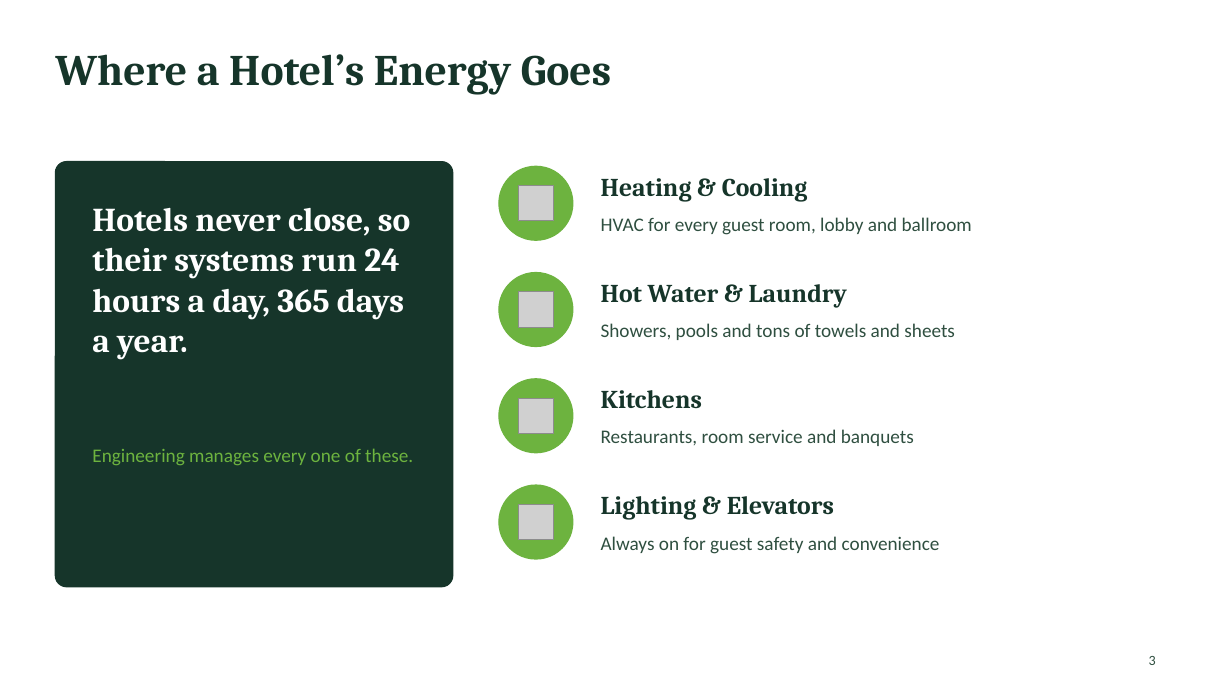
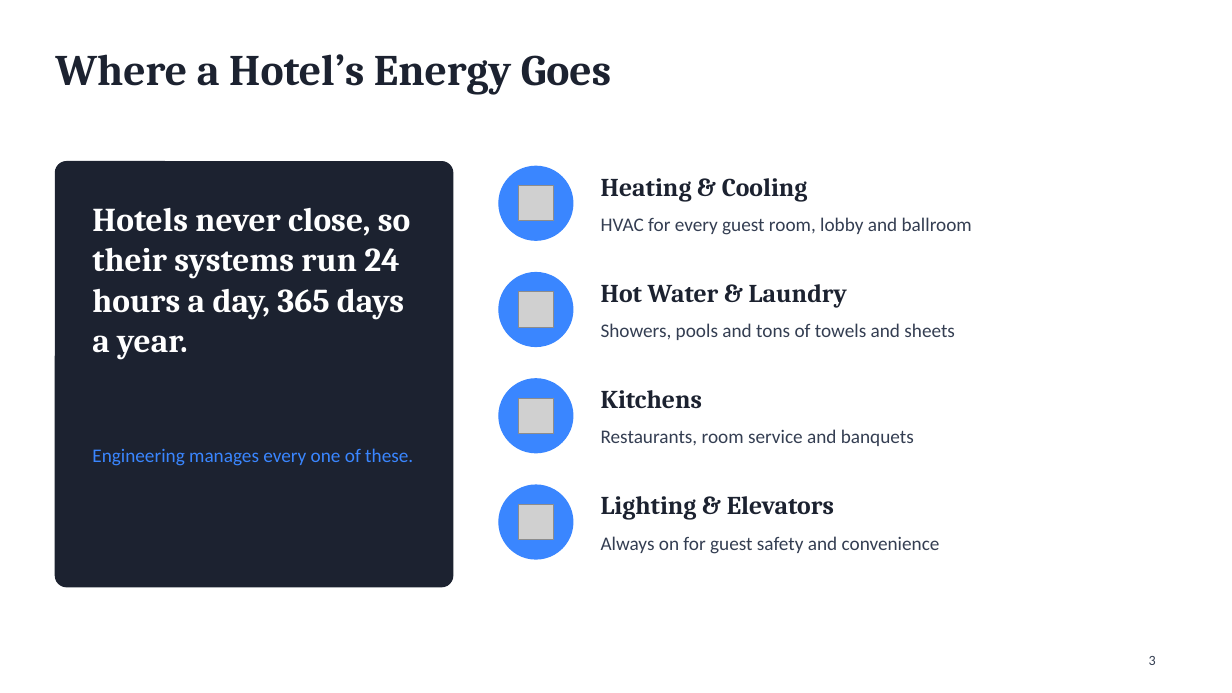
Before and after one commit to Hsattar123/hsattar, a slide deck: slide 3 of Facility Engineering - Version B (Hilton Clean Energy Hotel).pptx. Drawn at 1232x693 pixels with LibreOffice and Linux fonts; fonts in the diff are those of the drawing; grey boxes stand for pictures. Boxes give left, top, right and bottom in pixels: in the first picture for what was removed or moved away, otherwise in the second. Text is boxed around its words. In the diff, an @@ line names an element or a change of style, - is before the commit and + after.

```diff
--- a/Facility Engineering - Version B (Hilton Clean Energy Hotel).pptx
+++ b/Facility Engineering - Version B (Hilton Clean Energy Hotel).pptx
@@ rounded rectangle at [55, 162, 453, 587]: fill #16352A to #1C2230; outline #16352A 1 pt to #1C2230 1 pt @@
@@ text "Engineering manages every one of ..." at [92, 448, 413, 466]: text colour #6DB33F to #3A86FF @@
@@ fill #6DB33F to #3A86FF; outline #6DB33F 1 pt to #3A86FF 1 pt in 4 elements at [499, 166, 573, 240], [499, 273, 573, 347], [499, 379, 573, 453], [499, 485, 573, 559] @@
@@ text colour #16352A to #1C2230 in 5 elements at [55, 54, 611, 95], [601, 178, 808, 201], [601, 284, 847, 307], [601, 390, 702, 408], [601, 496, 834, 520] @@
@@ text colour #2F4F40 to #343E52 in 5 elements at [601, 217, 972, 235], [601, 323, 955, 340], [601, 429, 914, 446], [601, 536, 940, 554], [1149, 656, 1156, 665] @@
```
Also in this commit, not shown: 5 other slides changed, 3 other files.
